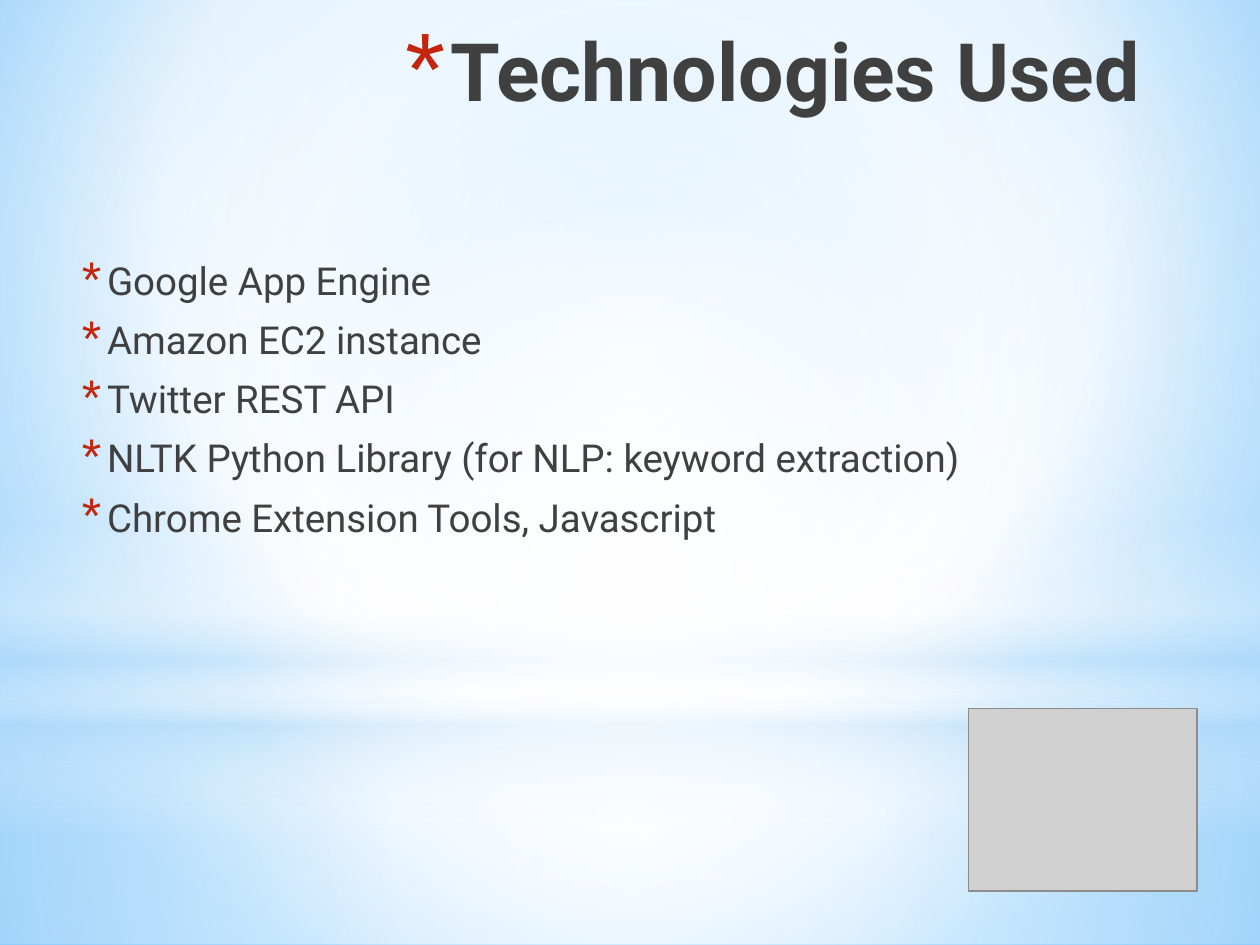
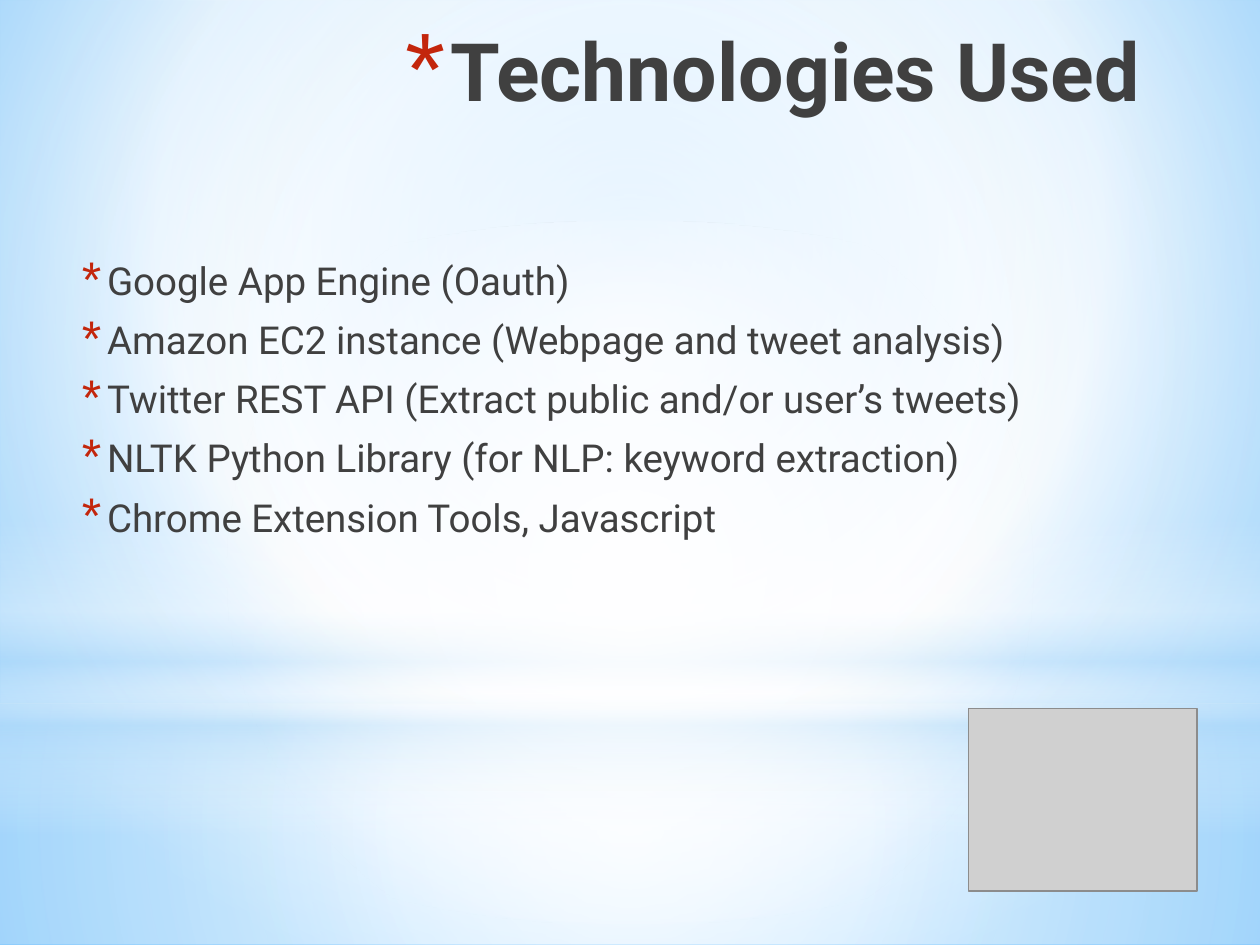
Before and after one commit to ewgarci/CloudProject, a slide deck: slide 6 of FinalProjPresentation.pptx. Drawn at 1260x945 pixels with LibreOffice and Linux fonts; fonts in the diff are those of the drawing; grey boxes stand for pictures; background and template pictures are left out. Boxes give left, top, right and bottom in pixels: in the first picture for what was removed or moved away, otherwise in the second. Text is boxed around its words. In the diff, an @@ line names an element or a change of style, - is before the commit and + after.

```diff
--- a/FinalProjPresentation.pptx
+++ b/FinalProjPresentation.pptx
@@ text at box(107, 264, 1021, 422): text changed @@
-* Google App Engine
-* Amazon EC2 instance
-* Twitter REST API
+* Google App Engine (Oauth)
+* Amazon EC2 instance (Webpage and tweet analysis)
+* Twitter REST API (Extract public and/or user’s tweets)
```
